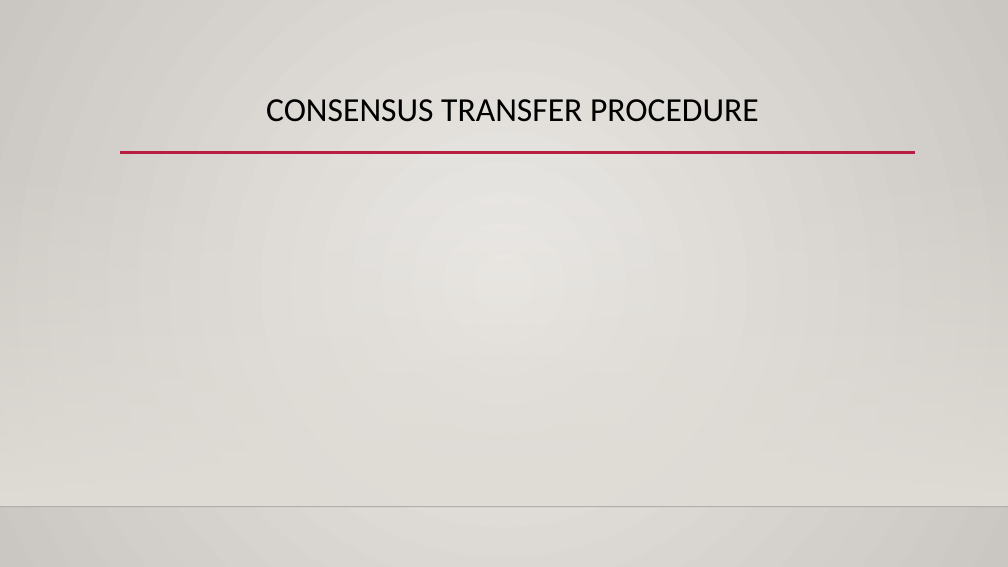
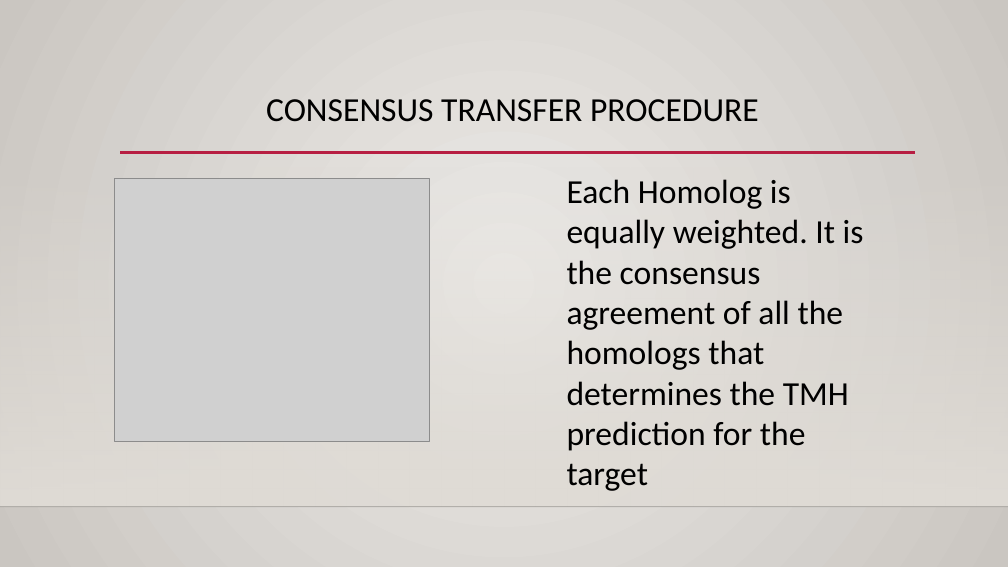
Before and after one commit to Sharabesh/Phylogenomics, a slide deck: slide 6 of Presentation/PresentationImage.pptx. Drawn at 1008x567 pixels with LibreOffice and Linux fonts; fonts in the diff are those of the drawing; grey boxes stand for pictures; background and template pictures are left out. Boxes give left, top, right and bottom in pixels: in the first picture for what was removed or moved away, otherwise in the second. Text is boxed around its words. In the diff, an @@ line names an element or a change of style, - is before the commit and + after.

```diff
--- a/Presentation/PresentationImage.pptx
+++ b/Presentation/PresentationImage.pptx
@@ picture added at bbox=[114, 178, 430, 441] @@
@@ text added at bbox=[567, 179, 864, 491], 32 pt, text #000000 @@
+Each Homolog is equally weighted. It is the consensus agreement of all the homologs that determines the TMH prediction for the target
```
Also in this commit, not shown: 8 other slides changed, 7 slides added, 45 other files.
